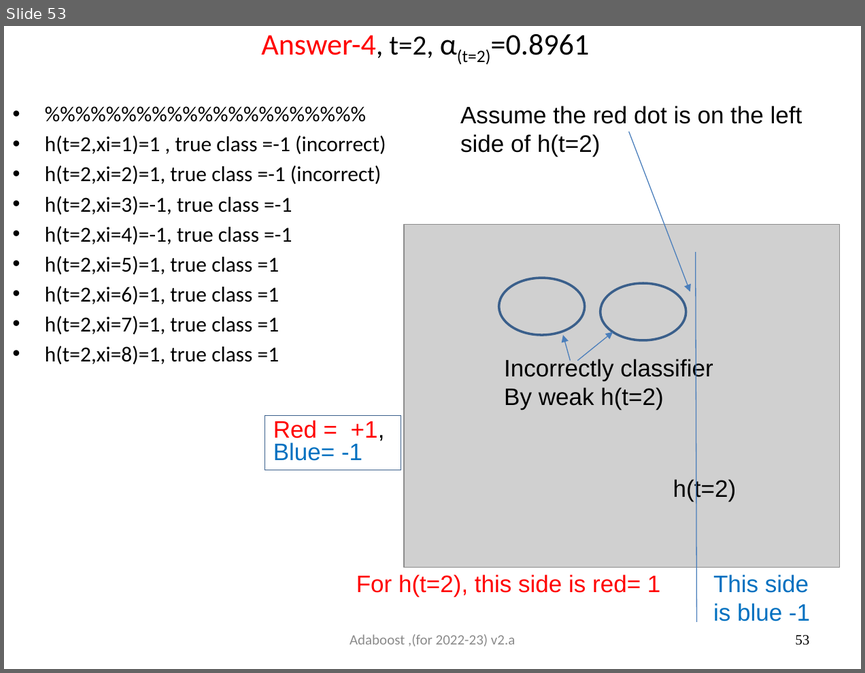
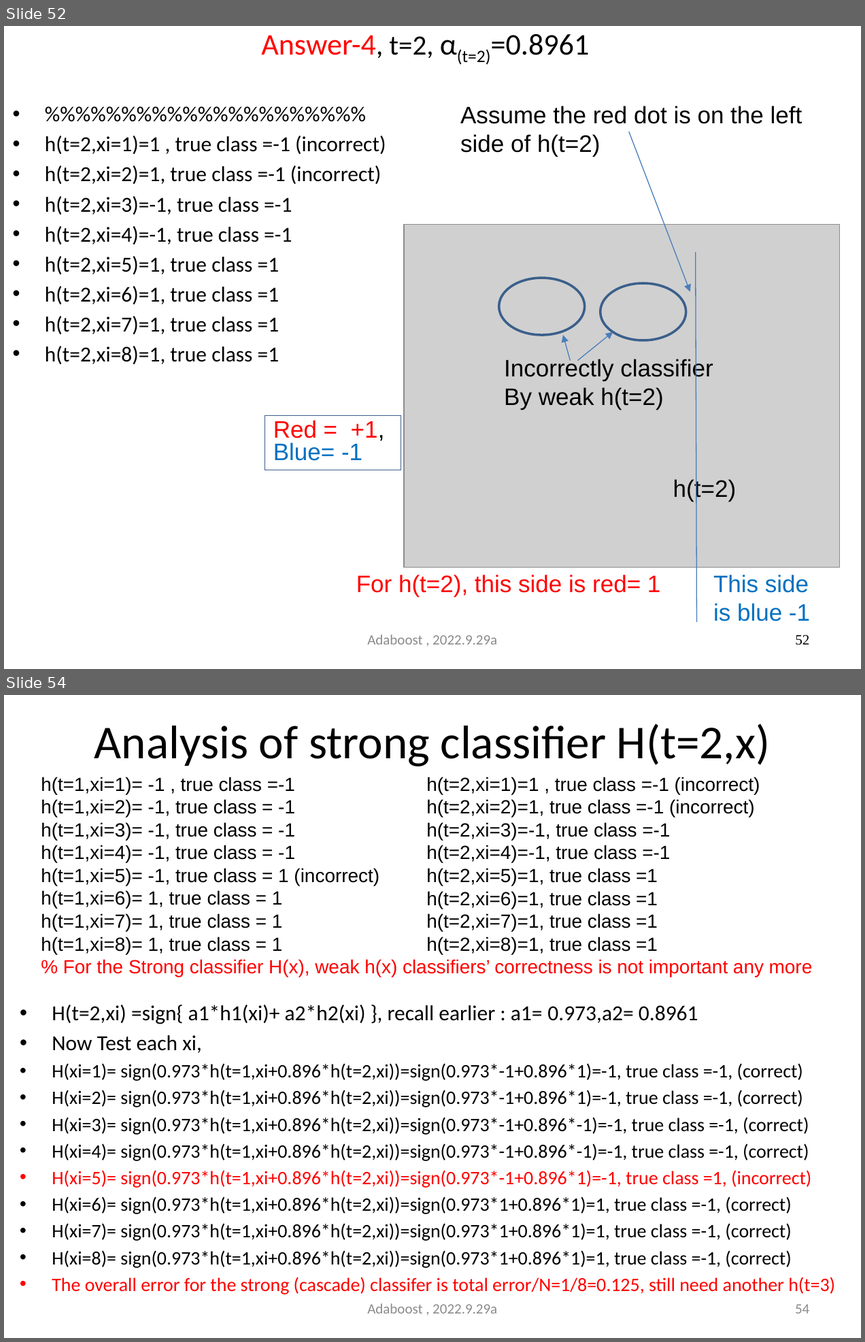
Before and after one commit to JoseHung/Speech-Recognition, a slide deck: slides/5707_06_adaboost.pptx. Shown one above the other, each under a label of ours: slide 53 before the commit, slides 52 and 54 after it; the slides between them are not shown. The pictures are 865x673 and 865x1342 pixels, drawn with LibreOffice and Linux fonts; fonts in the diff are those of the drawing; grey boxes stand for pictures. Boxes give left, top, right and bottom in pixels: in the first picture for what was removed or moved away, otherwise in the second. Text is boxed around its words. In the diff, an @@ line names an element or a change of style, - is before the commit and + after.

```diff
--- a/slides/5707_06_adaboost.pptx
+++ b/slides/5707_06_adaboost.pptx
@@ slide 54 added at [4,695,861,1338], background #FFFFFF @@
@@ title added at [94,724,770,766], 39.6 pt, text #000000 @@
+Analysis of strong classifier H(t=2,x)
@@ text added at [41,777,813,977], 16 pt, text #000000 @@
+h(t=1,xi=1)= -1 , true class =-1
+h(t=1,xi=2)= -1, true class = -1
+h(t=1,xi=3)= -1, true class = -1
+h(t=1,xi=4)= -1, true class = -1
+h(t=1,xi=5)= -1, true class = 1 (incorrect)
+h(t=1,xi=6)= 1, true class = 1
+h(t=1,xi=7)= 1, true class = 1
+h(t=1,xi=8)= 1, true class = 1
+% For the Strong classifier H(x), weak h(x) classifiers’ correctness is not important any more
@@ text added at [426,777,760,954], 16 pt, text #000000 @@
+h(t=2,xi=1)=1 , true class =-1 (incorrect)
+h(t=2,xi=2)=1, true class =-1 (incorrect)
+h(t=2,xi=3)=-1, true class =-1
+h(t=2,xi=4)=-1, true class =-1
+h(t=2,xi=5)=1, true class =1
+h(t=2,xi=6)=1, true class =1
+h(t=2,xi=7)=1, true class =1
+h(t=2,xi=8)=1, true class =1
@@ text added at [52,1004,835,1294], 16 pt, text #000000 @@
+• H(t=2,xi) =sign{ a1*h1(xi)+ a2*h2(xi) }, recall earlier : a1= 0.973,a2= 0.8961
+• Now Test each xi,
+• H(xi=1)= sign(0.973*h(t=1,xi+0.896*h(t=2,xi))=sign(0.973*-1+0.896*1)=-1, true class =-1, (correct)
+• H(xi=2)= sign(0.973*h(t=1,xi+0.896*h(t=2,xi))=sign(0.973*-1+0.896*1)=-1, true class =-1, (correct)
+• H(xi=3)= sign(0.973*h(t=1,xi+0.896*h(t=2,xi))=sign(0.973*-1+0.896*-1)=-1, true class =-1, (correct)
+• H(xi=4)= sign(0.973*h(t=1,xi+0.896*h(t=2,xi))=sign(0.973*-1+0.896*-1)=-1, true class =-1, (correct)
+• H(xi=5)= sign(0.973*h(t=1,xi+0.896*h(t=2,xi))=sign(0.973*-1+0.896*1)=-1, true class =1, (incorrect)
+• H(xi=6)= sign(0.973*h(t=1,xi+0.896*h(t=2,xi))=sign(0.973*1+0.896*1)=1, true class =-1, (correct)
+• H(xi=7)= sign(0.973*h(t=1,xi+0.896*h(t=2,xi))=sign(0.973*1+0.896*1)=1, true class =-1, (correct)
+• H(xi=8)= sign(0.973*h(t=1,xi+0.896*h(t=2,xi))=sign(0.973*1+0.896*1)=1, true class =-1, (correct)
+• The overall error for the strong (cascade) classifer is total error/N=1/8=0.125, still need another h(t=3)
@@ text added at [367,1303,497,1313], 12 pt, text #8C8C8C @@
+Adaboost , 2022.9.29a
@@ page number added at [795,1304,809,1313], 12 pt, text #8C8C8C @@
+54
@@ what was slide 53 is now slide 52 @@
@@ slide 52 changed as well @@
@@ text at [367,634,497,644]: text changed @@
-Adaboost ,(for 2022-23) v2.a
+Adaboost , 2022.9.29a
@@ page number at [795,635,809,645]: text changed @@
-53
+52
```
Also in this commit, not shown: 80 other slides changed, 8 other slides added, 2 slides removed, 1 other file.
